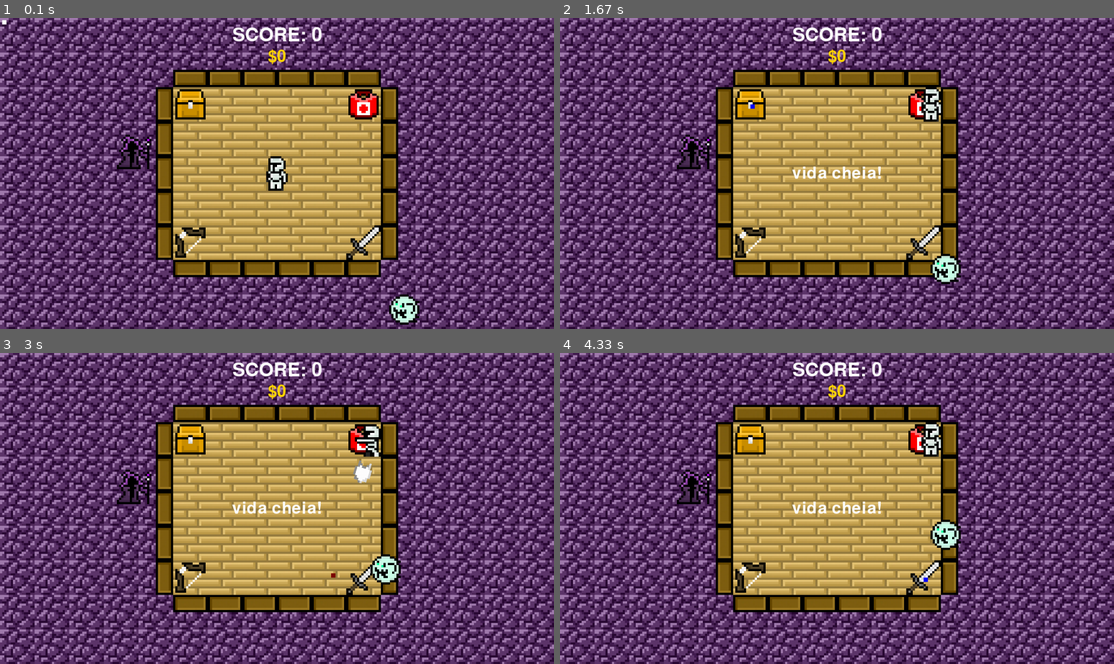
Above: before the commit, frames 1-4 (two rows, left to right).
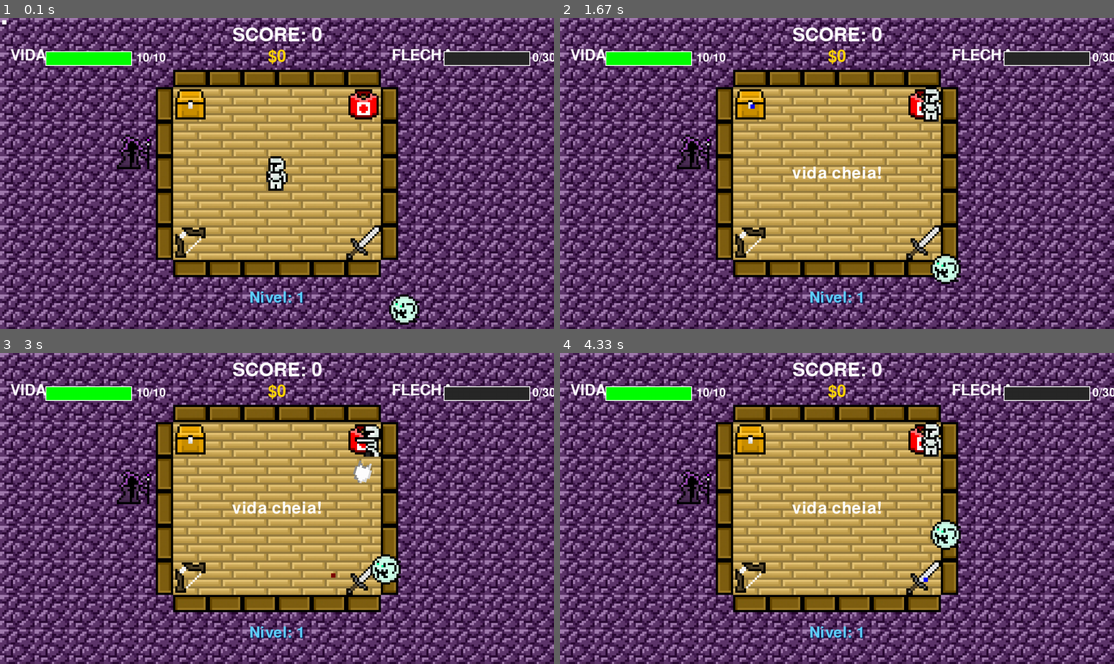
Above: after the commit, the same moments.

Repository: nicolassaez2004/DpProjetos.PyGame
Game: pygame game, started from main.py
Two runs of this game, one before a commit and one after it. Both use one fixed random seed, a clock stepped at 60 frames per second and the inputs below.
Inputs (mouse positions are in pixels of both pictures, inside the frame that each line leads up to):
- Up to frame 1 (0.1 s): no input
- Up to frame 2 (1.67 s): press the mouse at (958, 301) at 0.37 s; move the mouse to (831, 273) at 0.47 s; release the mouse at (704, 245) at 0.6 s; hold D 0.67-1.13 s; hold W 1.17-1.47 s; click (748, 105) at 1.55 s
- Up to frame 3 (3 s): click (365, 440) at 2.05 s; press the mouse at (132, 486) at 2.53 s; move the mouse to (144, 545) at 2.63 s; release the mouse at (155, 604) at 2.77 s; press the mouse at (188, 576) at 2.87 s; move the mouse to (332, 573) at 2.97 s
- Up to frame 4 (4.33 s): release the mouse at (1030, 570) at 3.1 s; press the mouse at (947, 564) at 3.2 s; move the mouse to (931, 499) at 3.3 s; release the mouse at (914, 433) at 3.43 s; press the mouse at (748, 440) at 3.53 s; move the mouse to (742, 530) at 3.63 s; release the mouse at (737, 620) at 3.77 s; click (925, 576) at 3.88 s

The runs differ from the first frame. In frame 1, 2.2% of the frame differs, in the area x 1-100%, y 9-92%; in frame 2, 2.2%; in frame 3, 2.2%; in frame 4, 2.2%.

Commit message:
Interface com vida, flechas e nivel

Diff:
--- a/jogador/combate.py
+++ b/jogador/guerreiro.py
@@ -1,8 +1,42 @@
 import pygame
+
+from config.parametros import ALTURA, LARGURA
 
 
 class Combat:
-    def _ataque_soco(self, mouse_pos):
+    def _criar_flecha(self, posicao, direcao):
+        if direcao.length_squared() == 0:
+            direcao = pygame.math.Vector2(1, 0)
+
+        sprite = pygame.sprite.Sprite()
+        sprite.direcao = direcao.normalize()
+        sprite.velocidade = 18
+        sprite.damage = 10
+
+        direcao_base_sprite = pygame.math.Vector2(1, -1)
+        angulo = -direcao_base_sprite.angle_to(sprite.direcao)
+        sprite.image = pygame.transform.rotate(self.arrow_image, angulo)
+        sprite.rect = sprite.image.get_rect(center=posicao)
+        sprite.mask = pygame.mask.from_surface(sprite.image)
+        return sprite
+
+    def _atualizar_flecha(self, flecha):
+        deslocamento = flecha.direcao * flecha.velocidade
+        flecha.rect.move_ip(deslocamento.x, deslocamento.y)
+
+    def _flecha_fora_da_tela(self, flecha):
+        return (
+            flecha.rect.right < 0 or flecha.rect.left > LARGURA or
+            flecha.rect.bottom < 0 or flecha.rect.top > ALTURA
+        )
+
+    def atualizar_projeteis(self):
+        for flecha in list(self.flechas_disparadas):
+            self._atualizar_flecha(flecha)
+            if self._flecha_fora_da_tela(flecha):
+                flecha.kill()
+
+    def ataque_soco(self, mouse_pos):
         self.image = self.knight_soco if self.olhando_direita else self.knight_soco_flip
         self.mask = pygame.mask.from_surface(self.image)
         direction = pygame.math.Vector2(mouse_pos[0] - self.rect.centerx, mouse_pos[1] - self.rect.centery)
@@ -20,7 +54,7 @@
         self.espada_vento = None
         self.espada_vento_hitbox = None
 
-    def _ataque_espada(self, mouse_pos):
+    def ataque_espada(self, mouse_pos):
         self.image = self.knight_golpe_espada if self.olhando_direita else self.knight_golpe_espada_flip
         self.mask = pygame.mask.from_surface(self.image)
         direction = pygame.math.Vector2(mouse_pos[0] - self.rect.centerx, mouse_pos[1] - self.rect.centery)
@@ -56,21 +90,43 @@
 
     def atacar(self):
         mouse_pos = pygame.mouse.get_pos()
+        botoes_mouse = pygame.mouse.get_pressed()
         self.olhando_direita = (mouse_pos[0] >= self.rect.centerx)
+        self.atualizar_estado_combate()
 
-        if pygame.mouse.get_pressed()[0]:
+        if botoes_mouse[2] and self.estado_combate in ('arco_soco', 'arco_espada'):
+            self.ataque_arco(mouse_pos)
+        elif botoes_mouse[0]:
             if self.tem_espada and self.ataque_base == 'espada':
-                self._ataque_espada(mouse_pos)
+                self.ataque_espada(mouse_pos)
             else:
-                self._ataque_soco(mouse_pos)
+                self.ataque_soco(mouse_pos)
         else:
             self._sprite_idle()
 
-    def soco(self):
-        self.atacar()
+    def ataque_arco(self, mouse_pos):
+        self.image = self.knight_arco_espada if self.estado_combate == 'arco_espada' else self.knight_arco_soco
+        if not self.olhando_direita:
+            self.image = self.knight_arco_espada_flip if self.estado_combate == 'arco_espada' else self.knight_arco_soco_flip
 
-    def espada(self):
-        pass
+        self.mask = pygame.mask.from_surface(self.image)
+        self.soco_vento = None
+        self.espada_vento = None
+        self.espada_vento_hitbox = None
 
-    def arco(self):
-        pass
+        if self.flechas <= 0:
+            return
+
+        agora = pygame.time.get_ticks()
+        if agora - self.ultimo_disparo_flecha_ms < self.cooldown_flecha_ms:
+            return
+
+        direcao = pygame.math.Vector2(mouse_pos[0] - self.rect.centerx, mouse_pos[1] - self.rect.centery)
+        if direcao.length_squared() == 0:
+            direcao = pygame.math.Vector2(1, 0)
+
+        origem = pygame.math.Vector2(self.rect.center) + direcao.normalize() * 48
+        flecha = self._criar_flecha(origem, direcao)
+        self.flechas_disparadas.add(flecha)
+        self.flechas -= 1
+        self.ultimo_disparo_flecha_ms = agora
--- a/jogador/player.py
+++ b/jogador/player.py
@@ -1,6 +1,6 @@
 import pygame
 
-from jogador.combate import Combat
+from jogador.guerreiro import Combat
 from config.parametros import ASSETS
 
 
@@ -43,8 +43,15 @@
         self.espada_vento_image = pygame.transform.scale(pygame.image.load(ASSETS + 'espada_vento.png'), (160, 160))
         self.espada_vento_image_rotated = self.espada_vento_image
 
+        self.arrow_image = pygame.transform.scale_by(pygame.image.load(ASSETS + 'arrow.png'), 5)
+        self.flechas_disparadas = pygame.sprite.Group()
+        self.cooldown_flecha_ms = 250
+        self.ultimo_disparo_flecha_ms = -self.cooldown_flecha_ms
+
         self.dinheiro = 0
+        self.max_vida = 10
         self.vida = 10
+        self.max_flechas = 30
         self.flechas = 0
 
     def movimentacao(self):
@@ -84,6 +91,8 @@
             self.estado_combate = 'soco'
 
     def equipar_arco(self):
+        if not self.tem_arco:
+            self.flechas = 5
         self.tem_arco = True
         self.atualizar_estado_combate()
 
--- a/jogo/colisoes.py
+++ /dev/null
@@ -1,91 +0,0 @@
-import pygame
-
-from config import parametros
-from config.parametros import FPS
-
-
-class Colisoes:
-    def colisoes(self): #testador de colisões
-        parametros.MOUSE_COLOR = (255, 255, 255)
-        if any(self.mouse_pos.colliderect(inimigo.rect) for inimigo in self.inimigos):
-            parametros.MOUSE_COLOR = (0, 255, 0)
-        elif self.mouse_pos.colliderect(self.objeto.plataforma):
-            parametros.MOUSE_COLOR = (125, 0, 0)
-
-        if self.mouse_pos.colliderect(self.objeto.colisao_bau):
-            parametros.MOUSE_COLOR = (0, 0, 255)
-        if self.mouse_pos.colliderect(self.objeto.colisao_kitmedico):
-            parametros.MOUSE_COLOR = (0, 0, 255)
-        if self.mouse_pos.colliderect(self.objeto.colisao_arco):
-            parametros.MOUSE_COLOR = (0, 0, 255)
-        if self.mouse_pos.colliderect(self.objeto.colisao_espada):
-            parametros.MOUSE_COLOR = (0, 0, 255)
-
-        if self.player.rect.colliderect(self.objeto.colisao_espada):
-            self.pode_comprar_espada = True
-        else:
-            self.pode_comprar_espada = False
-
-        if self.player.rect.colliderect(self.objeto.colisao_bau):
-            self.pode_interagir_bau = True
-        else:
-            self.pode_interagir_bau = False
-
-        if self.player.rect.colliderect(self.objeto.colisao_kitmedico):
-            self.pode_interagir_kit = True
-        else:
-            self.pode_interagir_kit = False
-
-        if self.player.rect.colliderect(self.objeto.colisao_arco):
-            self.pode_interagir_arco = True
-        else:
-            self.pode_interagir_arco = False
-
-        if self.player.soco_vento:
-            for inimigo in list(self.inimigos):
-                if self.player.soco_vento.colliderect(inimigo.rect) and inimigo.health > 0:
-                    inimigo.health -= 5
-                    if inimigo.health <= 0:
-                        inimigo.kill()
-                        self.player.capitalizacao(inimigo)
-
-        if self.player.espada_vento_hitbox:
-            for inimigo in list(self.inimigos):
-                if self.player.espada_vento_hitbox.colliderect(inimigo.rect) and inimigo.health > 0:
-                    inimigo.health -= 5
-                    if inimigo.health <= 0:
-                        inimigo.kill()
-                        self.player.capitalizacao(inimigo)
-
-    def executar(self):
-        while self.rodando:
-
-            for event in pygame.event.get():
-                if event.type == pygame.QUIT:
-                    self.rodando = False
-                if event.type == pygame.KEYDOWN:
-                    if event.key == pygame.K_e and self.pode_comprar_espada and self.player.dinheiro >= 1:
-                        self.player.dinheiro -= 1
-                        self.player.equipar_espada()
-                        self.pode_comprar_espada = False
-                    elif event.key == pygame.K_e and self.pode_interagir_arco and self.player.dinheiro >= 1:
-                        self.player.dinheiro -= 1
-                        self.player.equipar_arco()
-                        self.pode_interagir_arco = False
-                    elif event.key == pygame.K_e and self.pode_interagir_bau and self.player.dinheiro >= 1:
-                        self.player.dinheiro -= 1
-                        self.player.flechas = min(self.player.flechas + 5, 30)
-                        self.pode_interagir_bau = False
-                    elif event.key == pygame.K_e and self.pode_interagir_kit and self.player.vida < 10 and self.player.dinheiro >= 1:
-                        self.player.dinheiro -= 1
-                        self.player.vida = min(self.player.vida + 1, 10)
-                        self.pode_interagir_kit = False
-
-            self.player.movimentacao()
-            self.player.atacar()
-            self.desenhar()
-            self.colisoes()
-            self.atualizar_spawn_inimigos()
-            self.relogio.tick(FPS)
-
-        pygame.quit()
--- a/jogo/game.py
+++ b/jogo/game.py
@@ -1,20 +1,20 @@
 import pygame
-import random
 
 from enemies.ghost import Ghost
 from enemies.skeleton import Skeleton
 from enemies.wizard import Wizard
-from jogo.colisoes import Colisoes
 from jogo.objetos import Object
 from jogo.gameplay import Gameplay
 from config import parametros
-from config.parametros import ALTURA, LARGURA, PRETO, ASSETS
-
-
-class Game(Colisoes):
+from config.parametros import ALTURA, LARGURA, PRETO, ASSETS, FPS
+from jogo.spawn import Spawn
+
+
+class Game:
     def __init__(self):
         self.rodando = True
         pygame.init()
+        self.spawn = Spawn()
 
         self.bg = pygame.image.load(ASSETS + 'background.jpg')
         self.bg = pygame.transform.scale(self.bg, (1280, 720))
@@ -25,6 +25,8 @@
 
         self.font_score = pygame.font.SysFont(None, 64)
         self.font_money = pygame.font.SysFont(None, 56)
+        self.font_hud = pygame.font.SysFont(None, 52)
+        self.font_hud_valor = pygame.font.SysFont(None, 40)
 
         self.mouse_pos = pygame.Rect((0, 0), (0, 0))
         self.player = Gameplay((LARGURA/2 - 40, ALTURA/2 - 40))
@@ -32,39 +34,38 @@
         self.objeto = Object()
 
         self.todo_mundo = pygame.sprite.Group([self.player])
-        self.inimigos = pygame.sprite.Group()
         self.tipos_inimigos = [Skeleton, Wizard, Ghost]
         self.spawn_cooldown_ms = 900
         self.ultimo_spawn_ms = pygame.time.get_ticks()
 
+        self.spawn.player = self.player
+        self.spawn.objeto = self.objeto
+        self.spawn.tipos_inimigos = self.tipos_inimigos
+        self.spawn.spawn_cooldown_ms = self.spawn_cooldown_ms
+        self.spawn.ultimo_spawn_ms = self.ultimo_spawn_ms
+
         for _ in range(self.player.limite_inimigos):
-            self.spawn_inimigo()
+            self.spawn.spawn_inimigo()
 
         self.pode_comprar_espada = False
         self.pode_interagir_bau = False
         self.pode_interagir_kit = False
         self.pode_interagir_arco = False
 
-    def spawn_inimigo(self):
-        tipo_inimigo = random.choice(self.tipos_inimigos)
-        inimigo = tipo_inimigo((0, 0))
-        inimigo.player = self.player
-        inimigo.objeto = self.objeto
-
-        if isinstance(inimigo, Wizard):
-            pos_spawn = inimigo.spawn_wizard()
-        else:
-            pos_spawn = inimigo.random_spawn()
-
-        inimigo.rect.topleft = pos_spawn
-        self.player.aplicar_scaling_inimigo(inimigo)
-        self.inimigos.add(inimigo)
-
-    def atualizar_spawn_inimigos(self):
-        agora = pygame.time.get_ticks()
-        if len(self.inimigos) < self.player.limite_inimigos and (agora - self.ultimo_spawn_ms) >= self.spawn_cooldown_ms:
-            self.spawn_inimigo()
-            self.ultimo_spawn_ms = agora
+    def desenhar_barra(self, pos, tamanho, valor_atual, valor_maximo, cor_preenchimento, cor_fundo):
+        barra_rect = pygame.Rect(pos, tamanho)
+        pygame.draw.rect(self.window, cor_fundo, barra_rect)
+        pygame.draw.rect(self.window, (255, 255, 255), barra_rect, 2)
+
+        if valor_maximo <= 0:
+            return
+
+        proporcao = max(0, min(valor_atual / valor_maximo, 1))
+        largura_preenchida = int((tamanho[0] - 4) * proporcao)
+        if largura_preenchida > 0:
+            preenchimento_rect = pygame.Rect(pos[0] + 2, pos[1] + 2, largura_preenchida, tamanho[1] - 4)
+            pygame.draw.rect(self.window, cor_preenchimento, preenchimento_rect)
+
 
     def desenhar(self):
         self.window.fill(PRETO)
@@ -74,7 +75,7 @@
         self.window.blit(self.objeto.arco, (400, 480))
         self.window.blit(self.objeto.espada, (800, 480))
 
-        for inimigo in self.inimigos:
+        for inimigo in self.spawn.inimigos:
             if inimigo.alive() and inimigo.health > 0:
                 inimigo.movimentacao()
 
@@ -86,6 +87,24 @@
 
         self.window.blit(score_text, score_rect)
         self.window.blit(money_text, money_rect)
+
+        vida_label = self.font_hud.render('VIDA', True, (255, 255, 255))
+        self.window.blit(vida_label, (24, 70))
+        self.desenhar_barra((105, 77), (200, 34), self.player.vida, self.player.max_vida, (0, 255, 0), (40, 40, 40))
+        vida_text = self.font_hud_valor.render(f'{self.player.vida}/{self.player.max_vida}', True, (255, 255, 255))
+        self.window.blit(vida_text, (315, 79))
+
+        flecha_label = self.font_hud.render('FLECHA', True, (255, 255, 255))
+        self.window.blit(flecha_label, (905, 70))
+        self.desenhar_barra((1025, 77), (200, 34), self.player.flechas, self.player.max_flechas, (255, 60, 60), (40, 40, 40))
+        flecha_text = self.font_hud_valor.render(f'{self.player.flechas}/{self.player.max_flechas}', True, (255, 255, 255))
+        self.window.blit(flecha_text, (1230, 79))
+
+        nivel_text_outline = self.font_hud.render(f'Nivel: {self.player.nivel}', True, (10, 35, 90))
+        nivel_text = self.font_hud.render(f'Nivel: {self.player.nivel}', True, (95, 210, 255))
+        nivel_rect = nivel_text.get_rect(center=(self.objeto.plataforma.centerx, self.objeto.plataforma.bottom + 48))
+        self.window.blit(nivel_text_outline, (nivel_rect.x + 2, nivel_rect.y + 2))
+        self.window.blit(nivel_text, nivel_rect)
 
         if self.pode_comprar_espada:
             buy_text = self.font_money.render("aperte E para comprar espada (1$)", True, (255, 255, 255))
@@ -93,7 +112,10 @@
             self.window.blit(buy_text, buy_rect)
         elif self.pode_interagir_bau:
             if self.player.tem_arco:
-                flechas_text = self.font_money.render("aperte E para comprar flechas (1$)", True, (255, 255, 255))
+                if self.player.flechas >= self.player.max_flechas:
+                    flechas_text = self.font_money.render("Você já tem o máximo de flechas possíveis", True, (255, 255, 255))
+                else:
+                    flechas_text = self.font_money.render("aperte E para comprar flechas (1$)", True, (255, 255, 255))
                 flechas_rect = flechas_text.get_rect(center=(LARGURA // 2, ALTURA // 2))
                 self.window.blit(flechas_text, flechas_rect)
             else:
@@ -108,7 +130,10 @@
             kit_rect = kit_text.get_rect(center=(LARGURA // 2, ALTURA // 2))
             self.window.blit(kit_text, kit_rect)
         elif self.pode_interagir_arco:
-            arco_text = self.font_money.render("aperte E para comprar arco (1$)", True, (255, 255, 255))
+            if self.player.estado_combate in ('arco_soco', 'arco_espada'):
+                arco_text = self.font_money.render("você já comprou um arco", True, (255, 255, 255))
+            else:
+                arco_text = self.font_money.render("aperte E para comprar arco (1$)", True, (255, 255, 255))
             arco_rect = arco_text.get_rect(center=(LARGURA // 2, ALTURA // 2))
             self.window.blit(arco_text, arco_rect)
 
@@ -118,9 +143,111 @@
         pygame.draw.rect(self.window, parametros.MOUSE_COLOR, self.mouse_pos)
 
         self.todo_mundo.draw(self.window)
-        self.inimigos.draw(self.window)
+        self.spawn.inimigos.draw(self.window)
+        self.player.flechas_disparadas.draw(self.window)
         if self.player.soco_vento:
             self.window.blit(self.player.soco_vento_image_rotated, self.player.soco_vento)
         if self.player.espada_vento:
             self.window.blit(self.player.espada_vento_image_rotated, self.player.espada_vento)
         pygame.display.update()
+
+    def colisoes(self): #testador de colisões
+        parametros.MOUSE_COLOR = (255, 255, 255)
+        if any(self.mouse_pos.colliderect(inimigo.rect) for inimigo in self.spawn.inimigos):
+            parametros.MOUSE_COLOR = (0, 255, 0)
+        elif self.mouse_pos.colliderect(self.objeto.plataforma):
+            parametros.MOUSE_COLOR = (125, 0, 0)
+
+        if self.mouse_pos.colliderect(self.objeto.colisao_bau):
+            parametros.MOUSE_COLOR = (0, 0, 255)
+        if self.mouse_pos.colliderect(self.objeto.colisao_kitmedico):
+            parametros.MOUSE_COLOR = (0, 0, 255)
+        if self.mouse_pos.colliderect(self.objeto.colisao_arco):
+            parametros.MOUSE_COLOR = (0, 0, 255)
+        if self.mouse_pos.colliderect(self.objeto.colisao_espada):
+            parametros.MOUSE_COLOR = (0, 0, 255)
+
+        if self.player.rect.colliderect(self.objeto.colisao_espada):
+            self.pode_comprar_espada = True
+        else:
+            self.pode_comprar_espada = False
+
+        if self.player.rect.colliderect(self.objeto.colisao_bau):
+            self.pode_interagir_bau = True
+        else:
+            self.pode_interagir_bau = False
+
+        if self.player.rect.colliderect(self.objeto.colisao_kitmedico):
+            self.pode_interagir_kit = True
+        else:
+            self.pode_interagir_kit = False
+
+        if self.player.rect.colliderect(self.objeto.colisao_arco):
+            self.pode_interagir_arco = True
+        else:
+            self.pode_interagir_arco = False
+
+        if self.player.soco_vento:
+            for inimigo in list(self.spawn.inimigos):
+                if self.player.soco_vento.colliderect(inimigo.rect) and inimigo.health > 0:
+                    inimigo.health -= 5
+                    if inimigo.health <= 0:
+                        inimigo.kill()
+                        self.player.capitalizacao(inimigo)
+
+        if self.player.espada_vento_hitbox:
+            for inimigo in list(self.spawn.inimigos):
+                if self.player.espada_vento_hitbox.colliderect(inimigo.rect) and inimigo.health > 0:
+                    inimigo.health -= 5
+                    if inimigo.health <= 0:
+                        inimigo.kill()
+                        self.player.capitalizacao(inimigo)
+
+        for flecha in list(self.player.flechas_disparadas):
+            for inimigo in list(self.spawn.inimigos):
+                if inimigo.health <= 0 or not flecha.rect.colliderect(inimigo.rect):
+                    continue
+
+                mascara_inimigo = pygame.mask.from_surface(inimigo.image)
+                offset = (inimigo.rect.x - flecha.rect.x, inimigo.rect.y - flecha.rect.y)
+                if flecha.mask.overlap(mascara_inimigo, offset):
+                    inimigo.health -= flecha.damage
+                    flecha.kill()
+                    if inimigo.health <= 0:
+                        inimigo.kill()
+                        self.player.capitalizacao(inimigo)
+                    break
+
+    def executar(self):
+        while self.rodando:
+
+            for event in pygame.event.get():
+                if event.type == pygame.QUIT:
+                    self.rodando = False
+                if event.type == pygame.KEYDOWN:
+                    if event.key == pygame.K_e and self.pode_comprar_espada and self.player.dinheiro >= 1:
+                        self.player.dinheiro -= 1
+                        self.player.equipar_espada()
+                        self.pode_comprar_espada = False
+                    elif event.key == pygame.K_e and self.pode_interagir_arco and self.player.dinheiro >= 1 and self.player.estado_combate not in ('arco_soco', 'arco_espada'):
+                        self.player.dinheiro -= 1
+                        self.player.equipar_arco()
+                        self.pode_interagir_arco = False
+                    elif event.key == pygame.K_e and self.pode_interagir_bau and self.player.dinheiro >= 1 and self.player.flechas < self.player.max_flechas:
+                        self.player.dinheiro -= 1
+                        self.player.flechas = min(self.player.flechas + 5, self.player.max_flechas)
+                        self.pode_interagir_bau = False
+                    elif event.key == pygame.K_e and self.pode_interagir_kit and self.player.vida < 10 and self.player.dinheiro >= 1:
+                        self.player.dinheiro -= 1
+                        self.player.vida = min(self.player.vida + 1, self.player.max_vida)
+                        self.pode_interagir_kit = False
+
+            self.player.movimentacao()
+            self.player.atacar()
+            self.player.atualizar_projeteis()
+            self.desenhar()
+            self.colisoes()
+            self.spawn.atualizar_spawn_inimigos()
+            self.relogio.tick(FPS)
+
+        pygame.quit()
--- /dev/null
+++ b/jogo/spawn.py
@@ -0,0 +1,33 @@
+import random
+import pygame
+from enemies.wizard import Wizard
+
+class Spawn:
+    def __init__(self):
+        self.inimigos = pygame.sprite.Group()
+        self.tipos_inimigos = []
+        self.player = None
+        self.objeto = None
+        self.spawn_cooldown_ms = 900
+        self.ultimo_spawn_ms = 0
+
+    def spawn_inimigo(self):
+            tipo_inimigo = random.choice(self.tipos_inimigos)
+            inimigo = tipo_inimigo((0, 0))
+            inimigo.player = self.player
+            inimigo.objeto = self.objeto
+
+            if isinstance(inimigo, Wizard):
+                pos_spawn = inimigo.spawn_wizard()
+            else:
+                pos_spawn = inimigo.random_spawn()
+
+            inimigo.rect.topleft = pos_spawn
+            self.player.aplicar_scaling_inimigo(inimigo)
+            self.inimigos.add(inimigo)
+
+    def atualizar_spawn_inimigos(self):
+        agora = pygame.time.get_ticks()
+        if len(self.inimigos) < self.player.limite_inimigos and (agora - self.ultimo_spawn_ms) >= self.spawn_cooldown_ms:
+            self.spawn_inimigo()
+            self.ultimo_spawn_ms = agora
Binary file changed: assets/sprites/arrow.png
Not shown, added: diagrama_de_classes.drawio
